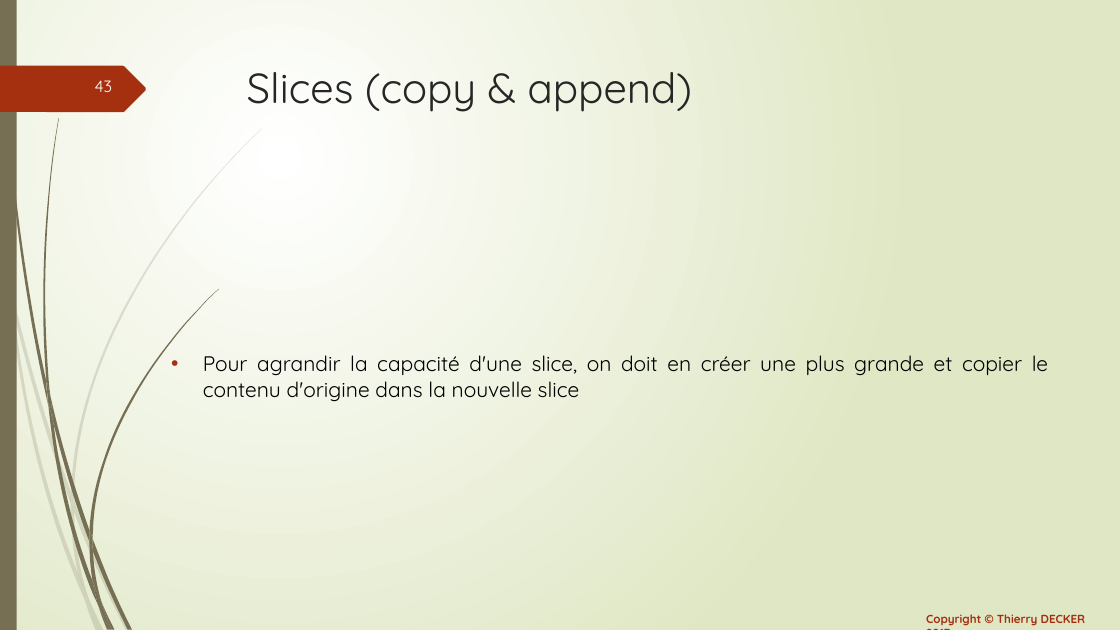
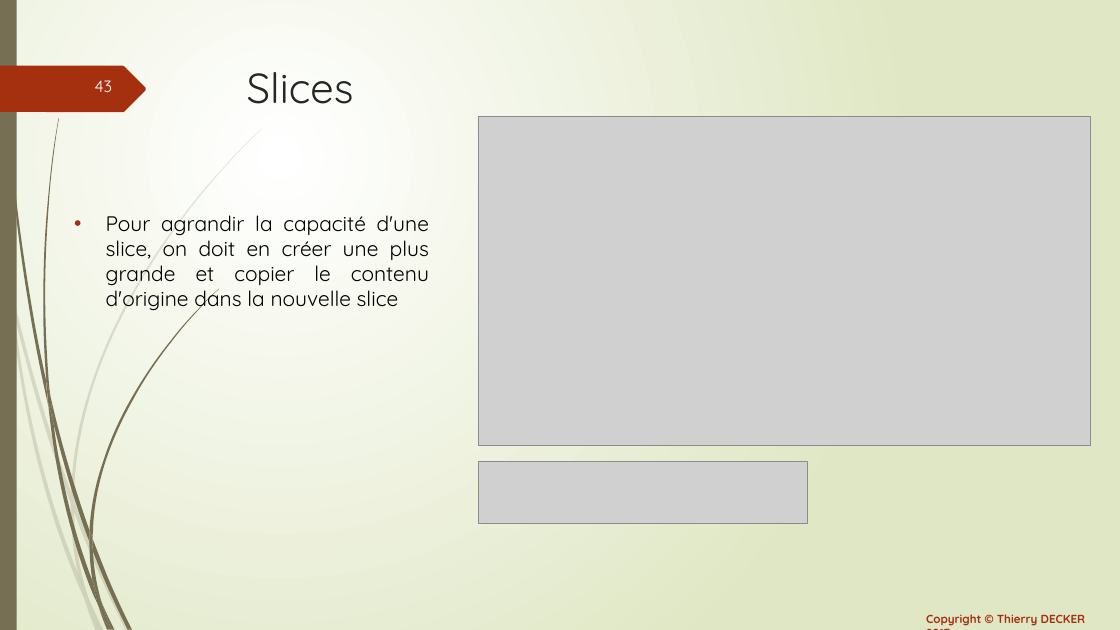
Before and after one commit to thierrydecker/learning-go, a slide deck: slide 43 of documentations/learning-go.pptx. Drawn at 1120x630 pixels with LibreOffice and Linux fonts; fonts in the diff are those of the drawing; grey boxes stand for pictures. Boxes give left, top, right and bottom in pixels: in the first picture for what was removed or moved away, otherwise in the second. Text is boxed around its words. In the diff, an @@ line names an element or a change of style, - is before the commit and + after.

Commit message:
Added slices-grow

```diff
--- a/documentations/learning-go.pptx
+++ b/documentations/learning-go.pptx
@@ title at [247, 72, 354, 104]: text changed @@
-Slices (copy & append)
+Slices
@@ picture added at [478, 116, 1091, 445] @@
@@ text "Pour agrandir la capacité d'une ..." rewrapped from [203, 355, 1048, 402] to [106, 215, 429, 312] @@
@@ picture added at [478, 462, 807, 523] @@
```
Also in this commit, not shown: 2 other files.
